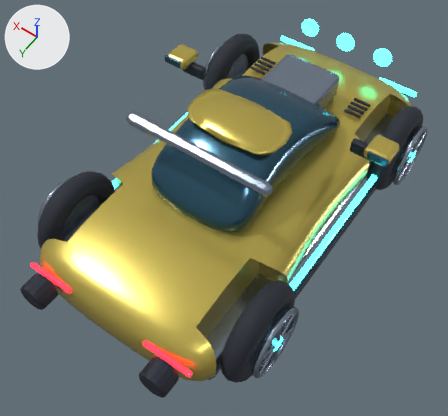
Two versions of the FBX model Assets/Resources/VehicleModels/Nomad.fbx, one commit apart.
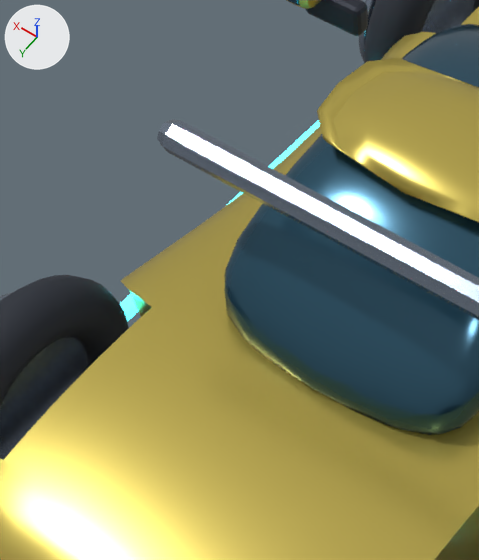
The first picture shows the older version from a camera (50 mm lens) standing at (-1.95, 3.03, 4.64) and looking at (-0.06, 0.38, 0.47). The close-ups show the older and then the newer version on the part from 15% to 56% of the width and 16% to 67% of the height of that picture. Only the edits that show in the close-ups are written down. The lights are fixed; the arrows at upper left show +X, +Y and +Z. Where no turn or scale is listed for an object, it has been applied to the vertices.

In view in the first close-up: 'Body_Nomad', 'Body_RearRollBar', 'Body_Roof', 'BrakeDisc_RFront', 'BrakeDisc_RRear', 'Carbon_MirrorMount.001', 'Glass_Cockpit', 'Trim_Sill.001', 'Wheel_RFront', 'Wheel_RRear' and 2 more.
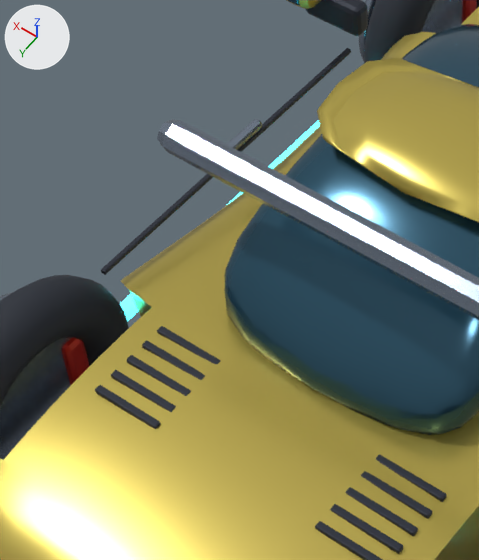
What differs and where, as boxes (x1, y1, x2, y2) in the close-ups (479 x 560 px):
'Carbon_DoorSeam.001', added: after (101, 48, 351, 275)
'BrakeCaliper_RRear', added (red): after (62, 338, 89, 385)
'Carbon_RearDeckVent.003', added: after (330, 504, 403, 554)
'Carbon_RearDeckVent.002', added: after (345, 487, 418, 536)
'Carbon_RearDeckVent.009', added: after (95, 385, 161, 429)
'Carbon_RearDeckVent.004', added: after (315, 521, 383, 560)
'Carbon_RearDeckVent.001', added: after (361, 471, 432, 519)
'Carbon_RearDeckVent', added: after (376, 455, 447, 502)
'Carbon_RearDeckVent.008', added: after (111, 370, 176, 412)
'Carbon_RearDeckVent.007', added: after (127, 355, 191, 396)
'Carbon_RearDeckVent.006', added: after (142, 340, 205, 380)
'Carbon_RearDeckVent.005', added: after (157, 326, 221, 365)
'Alloy_DoorHandle.001', added: after (226, 119, 262, 150)
'BrakeCaliper_RFront', added (mostly hidden): after (462, 0, 477, 23)

Patch to the scene script:
```diff
--- a/Assets/Resources/VehicleModels/Nomad.fbx.py
+++ b/Assets/Resources/VehicleModels/Nomad.fbx.py
@@ ob_brakecaliper_rrear @@
+ob_brakecaliper_rrear = bpy.data.objects.new('BrakeCaliper_RRear', me_cube_653)  # 56 vertices, 54 faces; spans x -0.05..0.05, y -0.046..0.046, z -0.13..0.13; in mat_caliperred (red #d32c21)
+ob_brakecaliper_rrear.location = (0.921, 0.971, 0.42)
@@ ob_brakecaliper_rfront @@
+ob_brakecaliper_rfront = bpy.data.objects.new('BrakeCaliper_RFront', me_cube_653.copy())
+ob_brakecaliper_rfront.location = (0.921, -1.323, 0.42)
@@ ob_carbon_reardeckvent_008 @@
+ob_carbon_reardeckvent_008 = bpy.data.objects.new('Carbon_RearDeckVent.008', me_cube_611)  # 56 vertices, 54 faces; spans x -0.12..0.12, y -0.012..0.012, z -0.009..0.009; in mat_exhaust (dark blue #2c303c)
+ob_carbon_reardeckvent_008.location = (0.414, 1.11, 0.78)
@@ ob_carbon_doorseam_001 @@
+ob_carbon_doorseam_001 = bpy.data.objects.new('Carbon_DoorSeam.001', me_cube_606)  # 56 vertices, 54 faces; spans x -0.009..0.009, y -0.648..0.648, z -0.009..0.009; in mat_exhaust (dark blue #2c303c)
+ob_carbon_doorseam_001.location = (0.833, 0.18, 0.78)
@@ ob_carbon_reardeckvent_003 @@
+ob_carbon_reardeckvent_003 = bpy.data.objects.new('Carbon_RearDeckVent.003', me_cube_611.copy())
+ob_carbon_reardeckvent_003.location = (-0.414, 1.11, 0.78)
@@ ob_alloy_doorhandle_001 @@
+ob_alloy_doorhandle_001 = bpy.data.objects.new('Alloy_DoorHandle.001', me_cube_607)  # 56 vertices, 54 faces; spans x -0.018..0.018, y -0.09..0.09, z -0.018..0.018; in mat_alloy (greyish blue #909eaf)
+ob_alloy_doorhandle_001.location = (0.838, 0.12, 0.81)
@@ ob_carbon_reardeckvent_004 @@
+ob_carbon_reardeckvent_004 = bpy.data.objects.new('Carbon_RearDeckVent.004', me_cube_611.copy())
+ob_carbon_reardeckvent_004.location = (-0.414, 1.18, 0.78)
@@ ob_carbon_reardeckvent_001 @@
+ob_carbon_reardeckvent_001 = bpy.data.objects.new('Carbon_RearDeckVent.001', me_cube_611.copy())
+ob_carbon_reardeckvent_001.location = (-0.414, 0.97, 0.78)
@@ ob_carbon_reardeckvent_009 @@
+ob_carbon_reardeckvent_009 = bpy.data.objects.new('Carbon_RearDeckVent.009', me_cube_611.copy())
+ob_carbon_reardeckvent_009.location = (0.414, 1.18, 0.78)
@@ ob_carbon_reardeckvent @@
+ob_carbon_reardeckvent = bpy.data.objects.new('Carbon_RearDeckVent', me_cube_611.copy())
+ob_carbon_reardeckvent.location = (-0.414, 0.9, 0.78)
@@ ob_carbon_reardeckvent_002 @@
+ob_carbon_reardeckvent_002 = bpy.data.objects.new('Carbon_RearDeckVent.002', me_cube_611.copy())
+ob_carbon_reardeckvent_002.location = (-0.414, 1.04, 0.78)
@@ ob_carbon_reardeckvent_005 @@
+ob_carbon_reardeckvent_005 = bpy.data.objects.new('Carbon_RearDeckVent.005', me_cube_611.copy())
+ob_carbon_reardeckvent_005.location = (0.414, 0.9, 0.78)
@@ ob_carbon_reardeckvent_007 @@
+ob_carbon_reardeckvent_007 = bpy.data.objects.new('Carbon_RearDeckVent.007', me_cube_611.copy())
+ob_carbon_reardeckvent_007.location = (0.414, 1.04, 0.78)
@@ ob_carbon_reardeckvent_006 @@
+ob_carbon_reardeckvent_006 = bpy.data.objects.new('Carbon_RearDeckVent.006', me_cube_611.copy())
+ob_carbon_reardeckvent_006.location = (0.414, 0.97, 0.78)
```
